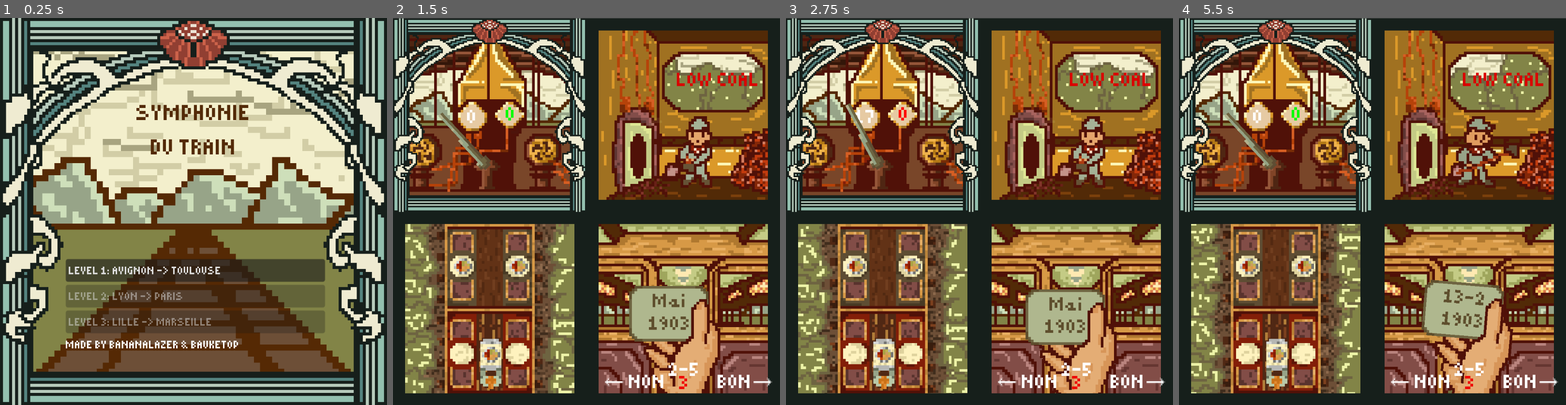
Above: before the commit, frames 1-4 (left to right).
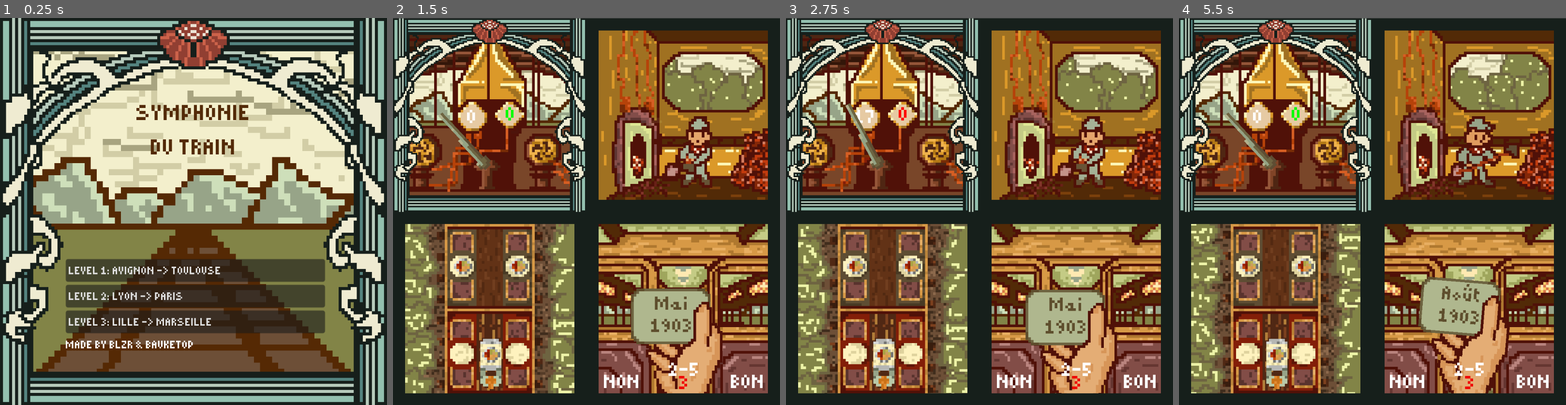
Above: after the commit, the same moments.

Repository: Joel-Levi/TINS2024
Game: Godot game, scene res://scenes/title.tscn
The game is run twice, just before and just after one commit, with the same random seed, the same clock (stepped at 60 frames per second) and the same inputs.
Inputs (mouse positions are in pixels of both pictures, inside the frame that each line leads up to):
- Up to frame 1 (0.25 s): no input
- Up to frame 2 (1.5 s): click (586, 296) at 0.5 s, where only the run after the commit has a clickable "LEVEL 2: LYON -> PARIS"; click (586, 269) at 1.25 s, where only the run before the commit has a clickable "LEVEL 1: AVIGNON -> TOULOUSE"
- Up to frame 3 (2.75 s): hold Right (right) from 2.03 s (still down); tap Space (switch) at 2.1 s
- Up to frame 4 (5.5 s): release Right (right) at 2.78 s; hold Left (left) 2.78-3.53 s; tap Space (switch) every 0.75 s from 2.85 to 5.1 s; hold Right (right) 3.53-4.28 s; hold Up (up) 4.28-5.03 s; hold Left (left) from 5.03 s (still down)

The runs differ from the first frame. In frame 1, 5.0% of the frame differs, in the area x 17-84%, y 69-86%; in frame 2, 3.1%; in frame 3, 1.4%; in frame 4, 3.6%.

Commit message:
add levels, fix arrows

Diff:
--- a/scenes/tickets.tscn
+++ b/scenes/tickets.tscn
@@ -71,18 +71,18 @@
 stream = ExtResource("6_ku64n")
 
 [node name="Bon2" type="Label" parent="."]
-offset_left = 26.0
+offset_left = 36.0
 offset_top = 44.0
-offset_right = 66.0
+offset_right = 76.0
 offset_bottom = 66.0
-text = "BON→"
+text = "BON"
 
 [node name="Non2" type="Label" parent="."]
 offset_left = -60.0
 offset_top = 44.0
 offset_right = -18.0
 offset_bottom = 66.0
-text = "← NON "
+text = "NON "
 
 [node name="date" type="Label" parent="."]
 offset_left = -61.0
--- a/scenes/title.tscn
+++ b/scenes/title.tscn
@@ -13,6 +13,7 @@
 anchors_preset = 0
 
 [node name="TextureRect" type="TextureRect" parent="Control"]
+layout_mode = 0
 offset_right = 1024.0
 offset_bottom = 1024.0
 texture = ExtResource("1_3m208")
@@ -52,19 +53,17 @@
 
 [node name="Level 2" type="Button" parent="Control/VBoxContainer"]
 layout_mode = 2
-disabled = true
 text = "LEVEL 2: LYON -> PARIS"
 alignment = 0
 
 [node name="Level 3" type="Button" parent="Control/VBoxContainer"]
 layout_mode = 2
-disabled = true
 text = "LEVEL 3: LILLE -> MARSEILLE"
 alignment = 0
 
 [node name="Label" type="Label" parent="Control/VBoxContainer"]
 layout_mode = 2
-text = "MADE BY BANANALAZER & BAUKETOP"
+text = "MADE BY BLZR & BAUKETOP"
 
 [node name="AudioStreamPlayer2D" type="AudioStreamPlayer2D" parent="."]
 stream = ExtResource("4_h2yac")
--- a/scripts/coalController.gd
+++ b/scripts/coalController.gd
@@ -8,7 +8,7 @@
 var active = false
 var shovelPos = 0
 
-var total = 10
+var total = 25
 var current_burn_time = 0
 
 signal game_over
--- a/scripts/gameController.gd
+++ b/scripts/gameController.gd
@@ -2,41 +2,13 @@
 
 signal level_complete
 signal game_over
+signal won
 
 const games = [ 'catering', 'driver', 'coal', 'tickets' ]
 var currentGame = 0;
-var level = {
-	'catering':[
-	[0,0],
-	[1,1],
-	[0,1],
-	[0,0],
-	[1,0],
-	[1,0],
-	[1,0],
-	[1,0],
-	[1,0],
-	[1,0],
-	[1,1],
-	[0,0],
-	[0,1],
-	[1,1],
-	[1,1],
-	[1,1],
-	[1,1],
-	[1,1],
-],
-	'target_speeds': [
-		[0, 0],
-		[10, 40],
-		[30, 80],
-		[50, 30],
-		[70, 100],
-		[80, 0],
-],
-	'tickets': [true,false,true,false,false,true,false]
-}
-
+var level
+func set_level(l):
+	level = l
 func get_level():
 	return level
 # Called when the node enters the scene tree for the first time.
@@ -80,6 +52,7 @@
 		return
 
 	reasonText = 'YOU WIN'
+	won.emit(level.level)
 	game_over_function()
 
 func game_over_function():
--- a/scripts/title.gd
+++ b/scripts/title.gd
@@ -1,4 +1,104 @@
 extends Node2D
+var level1 = {
+	'level': 1,
+	'catering':[
+	[1,0],
+	[1,0],
+	[0,0],
+	[0,0],
+	[1,1],
+	[1,1],
+	[1,0],
+	[0,0],
+	[1,1],
+	[1,1],
+	[1,1],
+],
+	'target_speeds': [
+		[0, 0],
+		[10, 50],
+		[35, 90],
+		[60, 0],
+],
+	'tickets': [false,false,false,false,true,true]
+}
+var level2 = {
+	'level': 2,
+	'catering':[
+	[0,0],
+	[1,1],
+	[0,1],
+	[0,0],
+	[1,0],
+	[1,0],
+	[1,0],
+	[1,0],
+	[1,0],
+	[1,0],
+	[1,1],
+	[0,0],
+	[0,1],
+	[1,1],
+	[1,1],
+	[1,1],
+	[1,1],
+	[1,1],
+],
+	'target_speeds': [
+		[0, 0],
+		[10, 40],
+		[30, 80],
+		[50, 30],
+		[70, 100],
+		[80, 0],
+],
+	'tickets': [true,false,true,false,false,true,false]
+}
+
+var level3 = {
+	'level': 3,
+	'catering':[
+	[1,0],
+	[1,0],
+	[0,1],
+	[0,1],
+	[0,0],
+	[0,0],
+	[0,0],
+	[1,1],
+	[1,1],
+	[1,0],
+	[0,1],
+	[0,1],
+	[0,0],
+	[1,0],
+	[0,1],
+	[1,0],
+	[0,0],
+	[1,1],
+	[0,1],
+	[0,1],
+	[0,0],
+	[0,0],
+	[1,1],
+	[1,1],
+	[1,1],
+],
+	'target_speeds': [
+		[0, 0],
+		[10, 100],
+		[20, 10],
+		[35, 100],
+		[55, 0],
+		[70, 100],
+		[80, 50],
+		[90, 20],
+		[100, 0],
+],
+	'tickets': [true,false,false,true,false,false,true,true,false,false,true,false,false,true,false]
+}
+
+
 var game = preload("res://scenes/game.tscn")
 @onready var controls = $Control
 # Called when the node enters the scene tree for the first time.
@@ -12,15 +112,28 @@
 
 func enableControls():
 	controls.process_mode = Node.PROCESS_MODE_ALWAYS
+@onready var l1 = $"Control/VBoxContainer/Level 1"
+@onready var l2 = $"Control/VBoxContainer/Level 2"
+@onready var l3 = $"Control/VBoxContainer/Level 3"
+func won(level):
+	if level == 1:
+		l1.text = l1.text + ' (COMPLETED)'
+	if level == 2:
+		l2.text = l2.text + ' (COMPLETED)'
+	if level == 3:
+		l3.text = l3.text + ' (COMPLETED)'
 
 func _on_level_1_pressed():
 	var g = game.instantiate()
+	g.level = level1
 	controls.process_mode = Node.PROCESS_MODE_DISABLED
 	add_child(g)
 	g.game_over.connect(enableControls)
+	g.won.connect(won)
 
 func _on_level_2_pressed():
 	var g = game.instantiate()
+	g.level=level2
 	controls.process_mode = Node.PROCESS_MODE_DISABLED
 	add_child(g)
 	g.game_over.connect(enableControls)
@@ -28,6 +141,7 @@
 
 func _on_level_3_pressed():
 	var g = game.instantiate()
+	g.level=level3
 	controls.process_mode = Node.PROCESS_MODE_DISABLED
 	add_child(g)
 	g.game_over.connect(enableControls)
